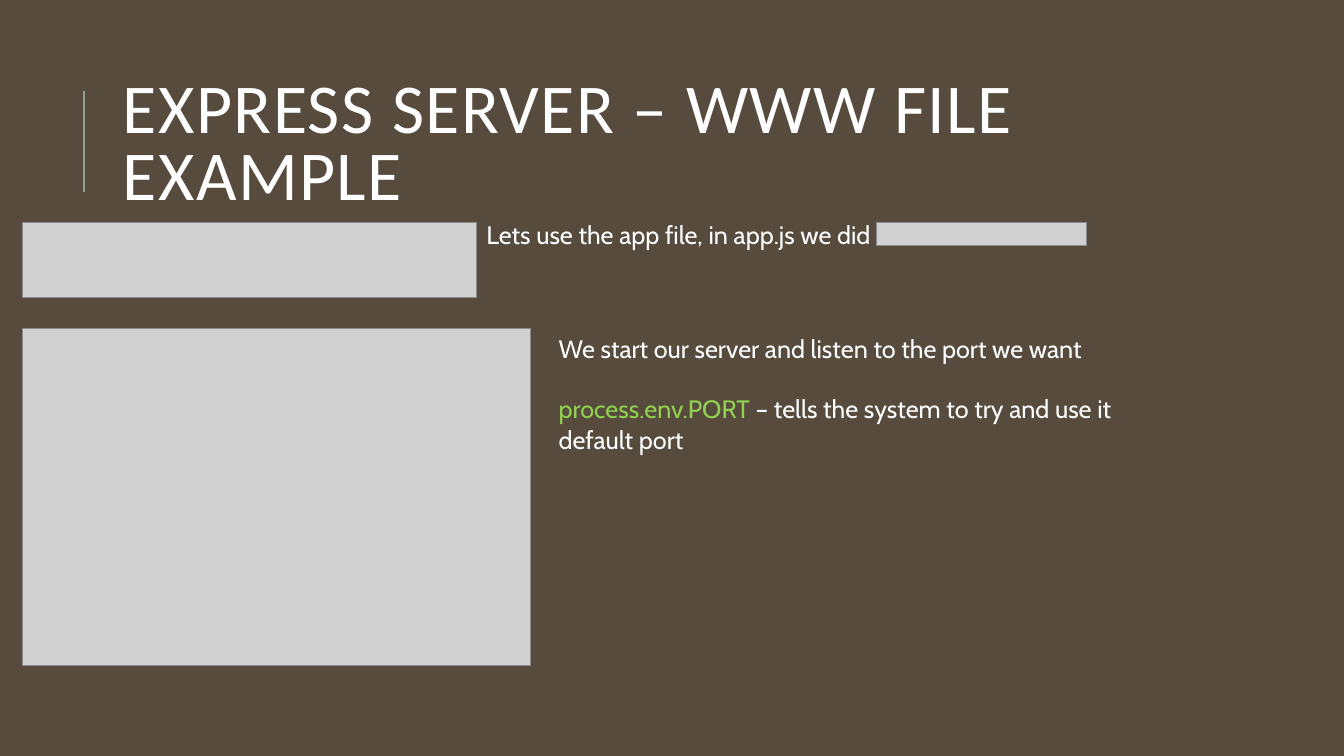
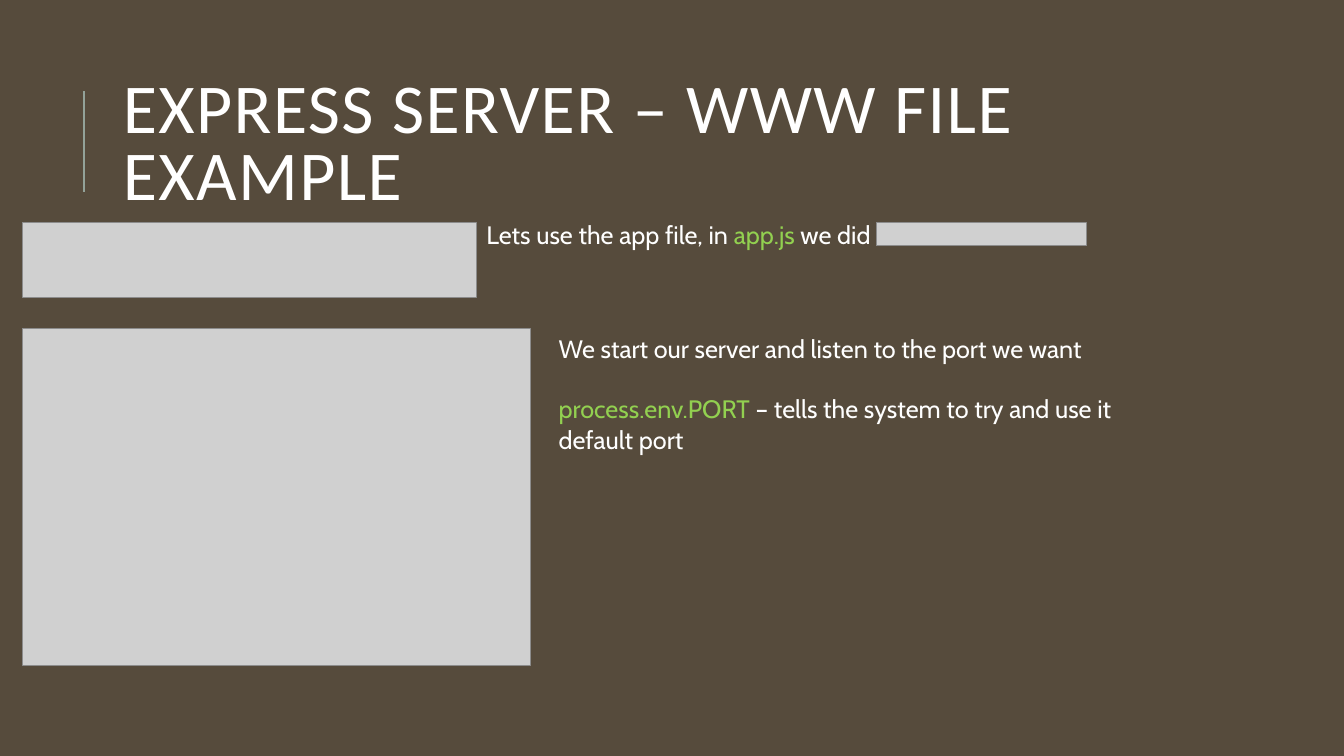
Before and after one commit to jce-il/se-class, a slide deck: slide 9 of tirgul/Node and azure.pptx. Drawn at 1344x756 pixels with LibreOffice and Linux fonts; fonts in the diff are those of the drawing; grey boxes stand for pictures. Boxes give left, top, right and bottom in pixels: in the first picture for what was removed or moved away, otherwise in the second. Text is boxed around its words. In the diff, an @@ line names an element or a change of style, - is before the commit and + after.

```diff
--- a/tirgul/Node and azure.pptx
+++ b/tirgul/Node and azure.pptx
@@ text "Lets use the app file, ..." at (486,225,870,250): text colour #FFFFFF to #92D050 in "app.js" @@
```
Also in this commit, not shown: 2 slides added, 1 other file.
